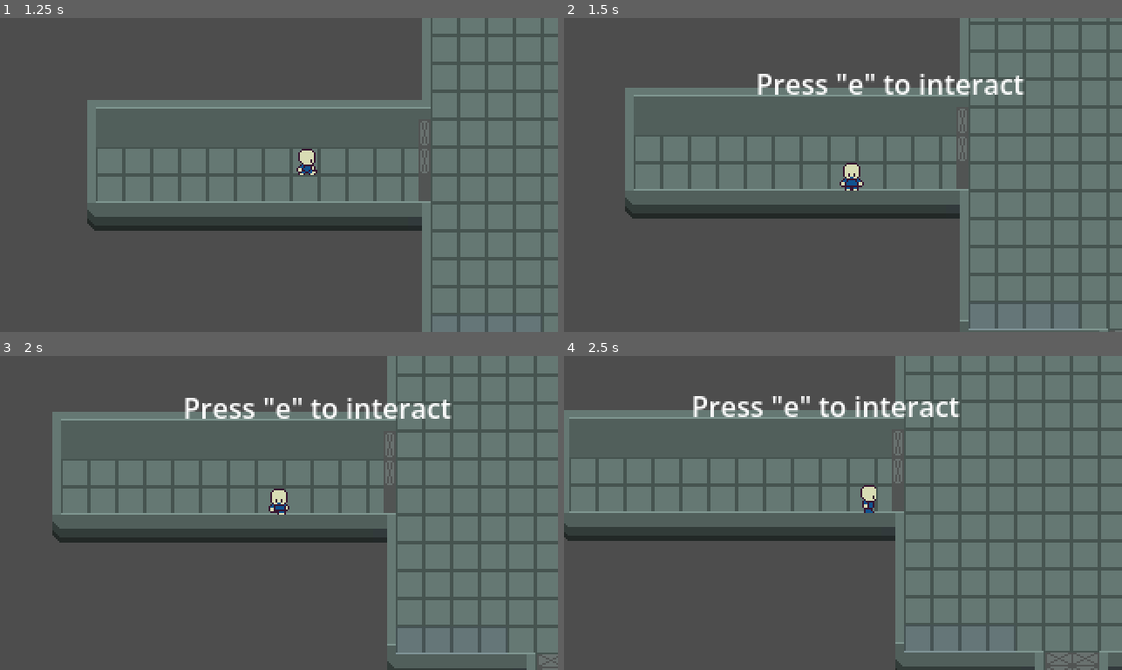
Above: before the commit, frames 1-4 (two rows, left to right).
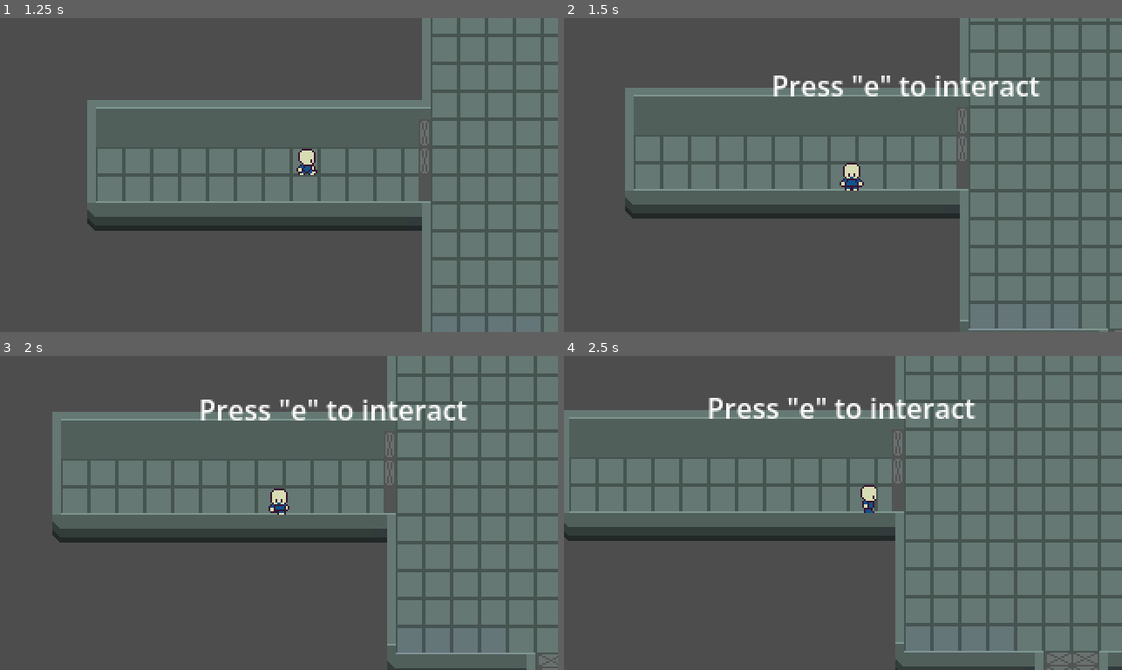
Above: after the commit, the same moments.

Repository: GrafikaKomputerowaProjekt/GrafikaKomputeorwaProjekt
Game: Godot game, scene res://stages/level1.tscn
Same seed, same stepped clock (60 frames per second), same inputs: the game is played once before the commit and once after it. This scene is started directly instead of the project's main scene.
Inputs:
- Up to frame 1 (1.25 s): tap Enter (ui_accept) at 0.5, 0.77 s; hold Right (move_right) from 0.53 s (still down); tap E (interact) at 0.6 s
- Up to frame 2 (1.5 s): tap E (interact) at 1.25, 1.35 s; release Right (move_right) at 1.28 s; hold Down (move_down) from 1.28 s (still down)
- Up to frame 3 (2 s): keep holding Down (move_down); tap Enter (ui_accept) at 1.52 s
- Up to frame 4 (2.5 s): tap E (interact) at 2, 2.3 s; release Down (move_down) at 2.03 s; hold Right (move_right) from 2.03 s (still down); hold Shift (run) from 2.03 s (still down)

Frame 1 is identical in both runs. In frame 2, 1.9% of the frame differs, in the area x 34-86%, y 17-25%; in frame 3, 1.9%; in frame 4, 1.9%.

Commit message:
feat: added level end elevator

Diff:
--- /dev/null
+++ b/game/in_game/elevator.gd
@@ -0,0 +1,25 @@
+extends Node2D
+
+var player_in_range = false
+
+func _process(delta: float) -> void:
+	if player_in_range and Input.is_action_just_pressed("interact"):
+		trigger_ending()
+
+func trigger_ending():
+	print("Elevator activated. Ending game.")
+
+	# Option 1: This command instantly closes the entire game window.
+	get_tree().quit()
+
+	# Option 2: If you build a "You Win" screen later, delete the line above
+	# and uncomment the line below to teleport them to the ending screen instead.
+	# get_tree().change_scene_to_file("res://screens/win_screen.tscn")
+
+func _on_area_2d_body_entered(body):
+	if body.is_in_group("Player"):
+		player_in_range = true
+
+func _on_area_2d_body_exited(body):
+	if body.is_in_group("Player"):
+		player_in_range = false
--- /dev/null
+++ b/game/in_game/elevator.tscn
@@ -0,0 +1,22 @@
+[gd_scene format=3 uid="uid://c4camr4jb8i1n"]
+
+[ext_resource type="Script" uid="uid://bsjommx8hqedb" path="res://in_game/elevator.gd" id="1_cw6h7"]
+[ext_resource type="Texture2D" uid="uid://bcvhjllgjk658" path="res://assets/elevator.png" id="1_unr1n"]
+
+[sub_resource type="RectangleShape2D" id="RectangleShape2D_cw6h7"]
+size = Vector2(63, 62)
+
+[node name="Elevator" type="Node2D" unique_id=1392859592]
+script = ExtResource("1_cw6h7")
+
+[node name="Sprite2D" type="Sprite2D" parent="." unique_id=1448821733]
+texture = ExtResource("1_unr1n")
+
+[node name="Area2D" type="Area2D" parent="." unique_id=1921024287]
+
+[node name="CollisionShape2D" type="CollisionShape2D" parent="Area2D" unique_id=690657816]
+position = Vector2(-0.5, 0)
+shape = SubResource("RectangleShape2D_cw6h7")
+
+[connection signal="body_entered" from="Area2D" to="." method="_on_area_2d_body_entered"]
+[connection signal="body_exited" from="Area2D" to="." method="_on_area_2d_body_exited"]
--- a/game/in_game/text_zone.tscn
+++ b/game/in_game/text_zone.tscn
@@ -14,10 +14,10 @@
 
 [node name="PromptText" type="Label" parent="." unique_id=768929781]
 visible = false
-offset_left = -52.0
-offset_top = -25.0
-offset_right = 102.0
-offset_bottom = -2.0
+offset_left = -43.0
+offset_top = -24.0
+offset_right = 116.0
+offset_bottom = -1.0
 text = "Press \"e\" to interact."
 
 [connection signal="body_entered" from="." to="." method="_on_body_entered"]
--- a/game/stages/level1.tscn
+++ b/game/stages/level1.tscn
@@ -8,6 +8,7 @@
 [ext_resource type="PackedScene" uid="uid://bcrfev5u0sgvh" path="res://entities/slidedown_door/doubledoor_right.tscn" id="6_ebn2c"]
 [ext_resource type="PackedScene" uid="uid://cgvqb31t1nd3r" path="res://entities/slidedown_door/doubledoor_left.tscn" id="7_1xtfs"]
 [ext_resource type="PackedScene" uid="uid://cj8nokj2hovw0" path="res://in_game/text_zone.tscn" id="8_1xtfs"]
+[ext_resource type="PackedScene" uid="uid://c4camr4jb8i1n" path="res://in_game/elevator.tscn" id="10_th0rt"]
 [ext_resource type="Script" uid="uid://cos0oyxfh6vvf" path="res://raytracing_sandbox/sound_ray_manager.gd" id="11_rij3v"]
 
 [sub_resource type="TileSetAtlasSource" id="TileSetAtlasSource_1r6ce"]
@@ -214,3 +215,10 @@
 position = Vector2(33, 42)
 script = ExtResource("11_rij3v")
 ray_lifetime = 0.1
+
+[node name="Elevator" parent="." unique_id=1392859592 instance=ExtResource("10_th0rt")]
+position = Vector2(288, -304)
+
+[node name="TextZone3" parent="." unique_id=1429149756 instance=ExtResource("8_1xtfs")]
+position = Vector2(261, -334)
+custom_message = "Press E to escape"
Binary file added: game/assets/elevator.ase
Binary file added: game/assets/elevator.png
Not shown, added: game/assets/elevator.png.import
Not shown, added: game/in_game/elevator.gd.uid
